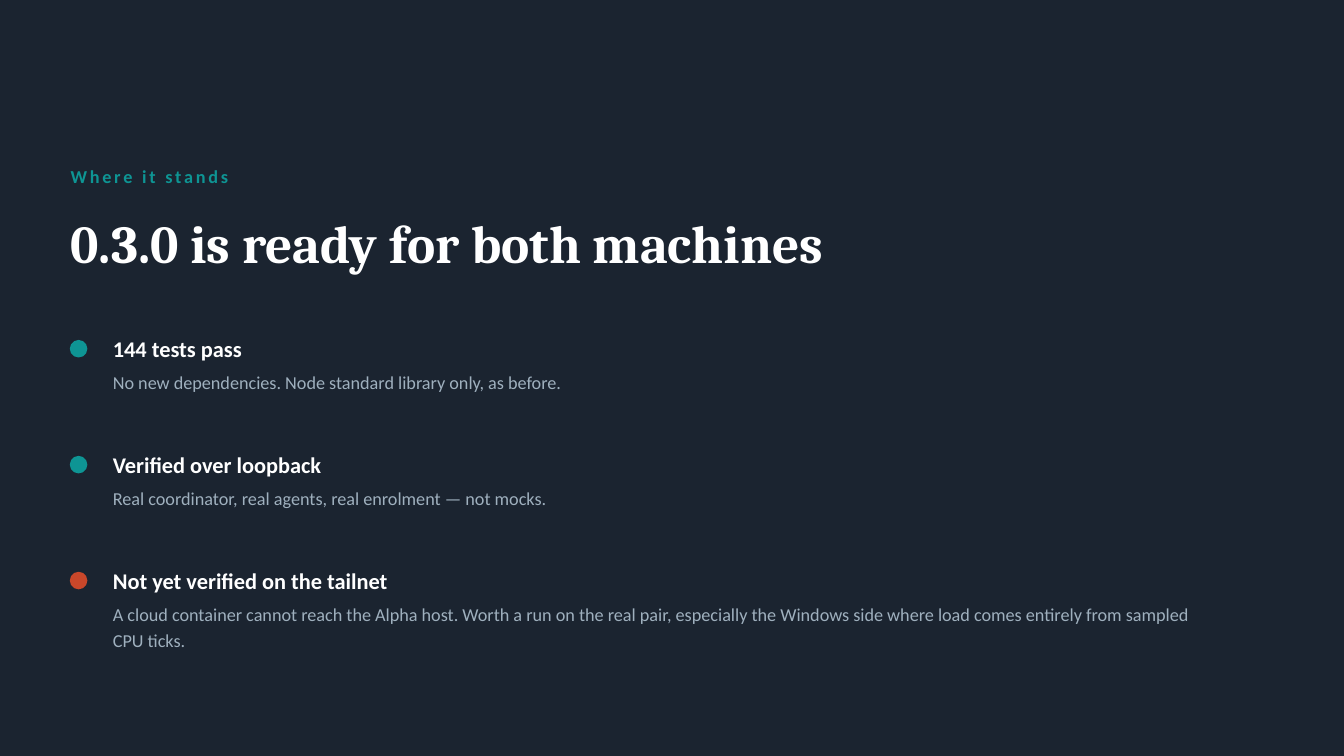
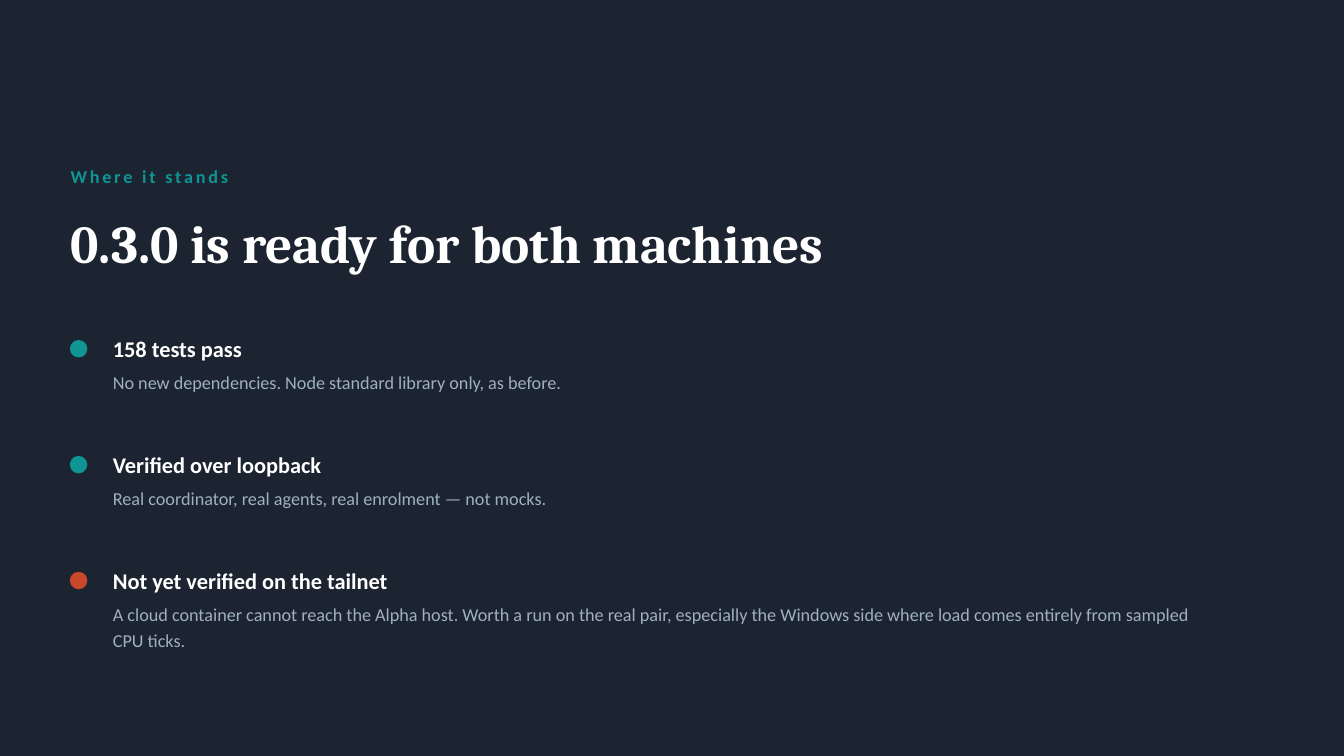
Before and after one commit to vyos88/Personal-AI-1.2, a slide deck: slide 12 of docs/deck/alpha-tunnel.pptx. Drawn at 1344x756 pixels with LibreOffice and Linux fonts; fonts in the diff are those of the drawing. Boxes give left, top, right and bottom in pixels: in the first picture for what was removed or moved away, otherwise in the second. Text is boxed around its words. In the diff, an @@ line names an element or a change of style, - is before the commit and + after.

```diff
--- a/docs/deck/alpha-tunnel.pptx
+++ b/docs/deck/alpha-tunnel.pptx
@@ text at box(113, 341, 242, 361): text changed @@
-144 tests pass
+158 tests pass
```
